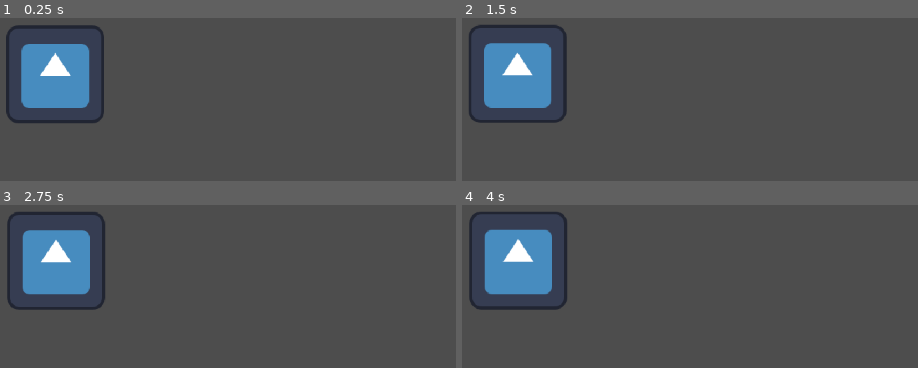
Above: before the commit, frames 1-4 (two rows, left to right).
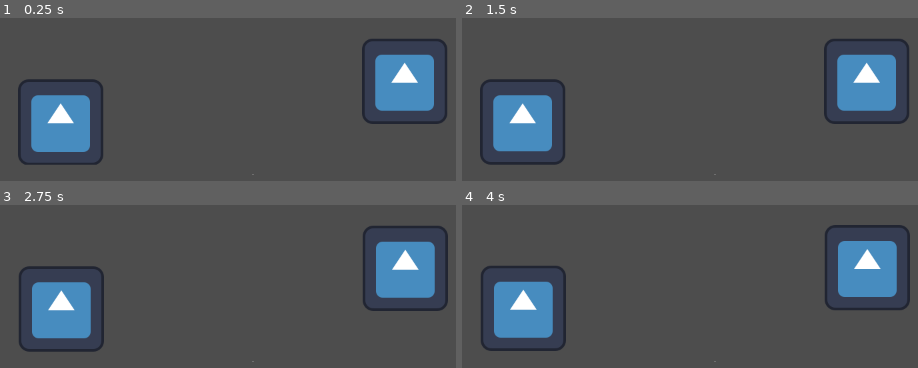
Above: after the commit, the same moments.

Repository: brualdasil2/game-jam-plus-2023
Game: Godot game, scene res://Scope.tscn
Two runs of this game, one before a commit and one after it. Both use one fixed random seed, a clock stepped at 60 frames per second and the inputs below. The engine's default icon, where the game draws it, is replaced by a stand-in: a white triangle on a blue panel in a dark square.
Inputs (mouse positions are in pixels of both pictures, inside the frame that each line leads up to):
- Up to frame 1 (0.25 s): no input
- Up to frame 2 (1.5 s): tap Enter at 0.5 s; move the mouse to (890, 153) at 0.52 s; move the mouse to (outside the picture) at 1.27 s
- Up to frame 3 (2.75 s): move the mouse to (332, 263) at 2.02 s
- Up to frame 4 (4 s): tap Space at 2.75 s; move the mouse to (outside the picture) at 2.77 s; move the mouse to (outside the picture) at 3.52 s

The runs differ from the first frame. In frame 1, 16% of the frame differs, in the area x 1-99%, y 4-97%; in frame 2, 16%; in frame 3, 16%; in frame 4, 16%.

Commit message:
Hitbox detect scope obj

Diff:
--- a/Marker2D.gd
+++ b/Marker2D.gd
@@ -9,6 +9,8 @@
 var prev_mouse_pos : Vector2 = Vector2.ZERO
 var tpd : bool = false
 var velocity : Vector2 = Vector2.ZERO
+
+var curr_area
 
 # Called when the node enters the scene tree for the first time.
 func _ready():
@@ -26,9 +28,6 @@
 	var mouse_pos : Vector2 = get_mouse_pos()
 	var mouse_direction : Vector2 = mouse_pos - prev_mouse_pos
 	if mouse_direction.length() > MOVING_TRESHOLD:
-		print_debug("MOVING" + str(mouse_direction))
-		print_debug("MPOS" + str(mouse_pos))
-		print_debug("MPREV" + str(prev_mouse_pos))
 		mouse_direction = mouse_direction.normalized()
 		velocity += MOUSE_ACCEL * delta * mouse_direction
 		if velocity.length() > MOUSE_SPEED:
@@ -38,6 +37,9 @@
 		velocity += MOUSE_FRICTION * delta * op_dir
 	global_position += velocity * delta
 	prev_mouse_pos = mouse_pos
+
+
+
 
 func center_mouse():
 	Input.warp_mouse(get_viewport_rect().size / 2)
@@ -50,4 +52,18 @@
 	prev_mouse_pos = get_viewport_rect().size/2
 	center_mouse()
 	tpd = true
-	print_debug("TPCENTER")
+
+
+
+
+
+func _on_crosshair_area_area_entered(area):
+	if not (area is ObjectArea):
+		return
+	curr_area = area
+	var parent = area.get_parent()
+	print_debug(parent.mission_id)
+
+
+func _on_crosshair_area_area_exited(area):
+	curr_area = 0
--- /dev/null
+++ b/ObjectArea.gd
@@ -0,0 +1,11 @@
+extends Area2D
+class_name ObjectArea
+
+# Called when the node enters the scene tree for the first time.
+func _ready():
+	pass # Replace with function body.
+
+
+# Called every frame. 'delta' is the elapsed time since the previous frame.
+func _process(delta):
+	pass
--- a/Scope.tscn
+++ b/Scope.tscn
@@ -1,33 +1,54 @@
-[gd_scene load_steps=5 format=3 uid="uid://cunalwip4q4yv"]
+[gd_scene load_steps=8 format=3 uid="uid://cunalwip4q4yv"]
 
 [ext_resource type="Script" path="res://Scope.gd" id="1_7e5f4"]
 [ext_resource type="Script" path="res://Marker2D.gd" id="2_a512n"]
-[ext_resource type="Texture2D" uid="uid://cgk4wyod8i0bw" path="res://icon.svg" id="2_pupr4"]
+[ext_resource type="Script" path="res://crosshairArea.gd" id="3_0d0rv"]
+[ext_resource type="PackedScene" uid="uid://b0pukiwyrlyr8" path="res://scope_object.tscn" id="3_hwrwc"]
+
+[sub_resource type="CircleShape2D" id="CircleShape2D_xmsoo"]
 
 [sub_resource type="RectangleShape2D" id="RectangleShape2D_cnwax"]
 size = Vector2(1172, 651)
 
+[sub_resource type="CanvasTexture" id="CanvasTexture_b2bx0"]
+
 [node name="Scope" type="Node2D"]
 script = ExtResource("1_7e5f4")
 
-[node name="Marker2D" type="Marker2D" parent="."]
+[node name="Corsshair" type="Marker2D" parent="."]
 position = Vector2(597, 338)
 script = ExtResource("2_a512n")
 
-[node name="Camera2D" type="Camera2D" parent="Marker2D"]
+[node name="CrosshairArea" type="Area2D" parent="Corsshair"]
+script = ExtResource("3_0d0rv")
+
+[node name="ScopeBox" type="CollisionShape2D" parent="Corsshair/CrosshairArea"]
+shape = SubResource("CircleShape2D_xmsoo")
+
+[node name="Camera2D" type="Camera2D" parent="Corsshair"]
 position = Vector2(1, 1)
 
-[node name="MouseCage" type="Area2D" parent="Marker2D"]
+[node name="MouseCage" type="Area2D" parent="Corsshair"]
 position = Vector2(0, 1)
 metadata/_edit_group_ = true
 
-[node name="CollisionShape2D" type="CollisionShape2D" parent="Marker2D/MouseCage"]
+[node name="CollisionShape2D" type="CollisionShape2D" parent="Corsshair/MouseCage"]
 position = Vector2(3, 1.5)
 shape = SubResource("RectangleShape2D_cnwax")
 
-[node name="Icon" type="Sprite2D" parent="."]
-position = Vector2(300, 188)
-scale = Vector2(1.14844, 1.14844)
-texture = ExtResource("2_pupr4")
+[node name="Sprite2D" type="Sprite2D" parent="Corsshair"]
+texture = SubResource("CanvasTexture_b2bx0")
 
-[connection signal="mouse_shape_exited" from="Marker2D/MouseCage" to="Marker2D" method="_on_mouse_cage_mouse_shape_exited"]
+[node name="ScopeObject" parent="." instance=ExtResource("3_hwrwc")]
+position = Vector2(308, 260)
+mission_id = 1
+round = 1
+
+[node name="ScopeObject2" parent="." instance=ExtResource("3_hwrwc")]
+position = Vector2(824, 199)
+mission_id = 3
+round = 2
+
+[connection signal="area_entered" from="Corsshair/CrosshairArea" to="Corsshair" method="_on_crosshair_area_area_entered"]
+[connection signal="area_exited" from="Corsshair/CrosshairArea" to="Corsshair" method="_on_crosshair_area_area_exited"]
+[connection signal="mouse_shape_exited" from="Corsshair/MouseCage" to="Corsshair" method="_on_mouse_cage_mouse_shape_exited"]
--- /dev/null
+++ b/crosshairArea.gd
@@ -0,0 +1,12 @@
+extends Area2D
+class_name CrosshairArea
+
+
+# Called when the node enters the scene tree for the first time.
+func _ready():
+	pass # Replace with function body.
+
+
+# Called every frame. 'delta' is the elapsed time since the previous frame.
+func _process(delta):
+	pass
--- a/project.godot
+++ b/project.godot
@@ -19,7 +19,6 @@
 
 window/size/viewport_width=1200
 window/size/viewport_height=675
-window/size/mode=3
 window/stretch/mode="viewport"
 
 [rendering]
--- /dev/null
+++ b/scope_object.gd
@@ -0,0 +1,24 @@
+extends Sprite2D
+class_name ScopeObject
+
+@export var mission_id = 0
+@export var round = 0
+@export var focus = 0.0
+
+@export var scopeCrosshair : CrosshairArea
+
+signal hit_scope
+
+# Called when the node enters the scene tree for the first time.
+func _ready():
+	scopeCrosshair
+
+
+# Called every frame. 'delta' is the elapsed time since the previous frame.
+func _process(delta):
+	pass
+
+
+func _on_area_2d_area_entered(area):
+	#print_debug("")
+	pass
--- /dev/null
+++ b/scope_object.tscn
@@ -0,0 +1,20 @@
+[gd_scene load_steps=5 format=3 uid="uid://b0pukiwyrlyr8"]
+
+[ext_resource type="Script" path="res://scope_object.gd" id="1_0mnv8"]
+[ext_resource type="Texture2D" uid="uid://cgk4wyod8i0bw" path="res://icon.svg" id="1_yus6r"]
+[ext_resource type="Script" path="res://ObjectArea.gd" id="3_ktveh"]
+
+[sub_resource type="CircleShape2D" id="CircleShape2D_a6co3"]
+radius = 81.0247
+
+[node name="ScopeObject" type="Sprite2D"]
+texture = ExtResource("1_yus6r")
+script = ExtResource("1_0mnv8")
+
+[node name="ObjectArea" type="Area2D" parent="."]
+script = ExtResource("3_ktveh")
+
+[node name="CollisionShape2D" type="CollisionShape2D" parent="ObjectArea"]
+shape = SubResource("CircleShape2D_a6co3")
+
+[connection signal="area_entered" from="ObjectArea" to="." method="_on_area_2d_area_entered"]
